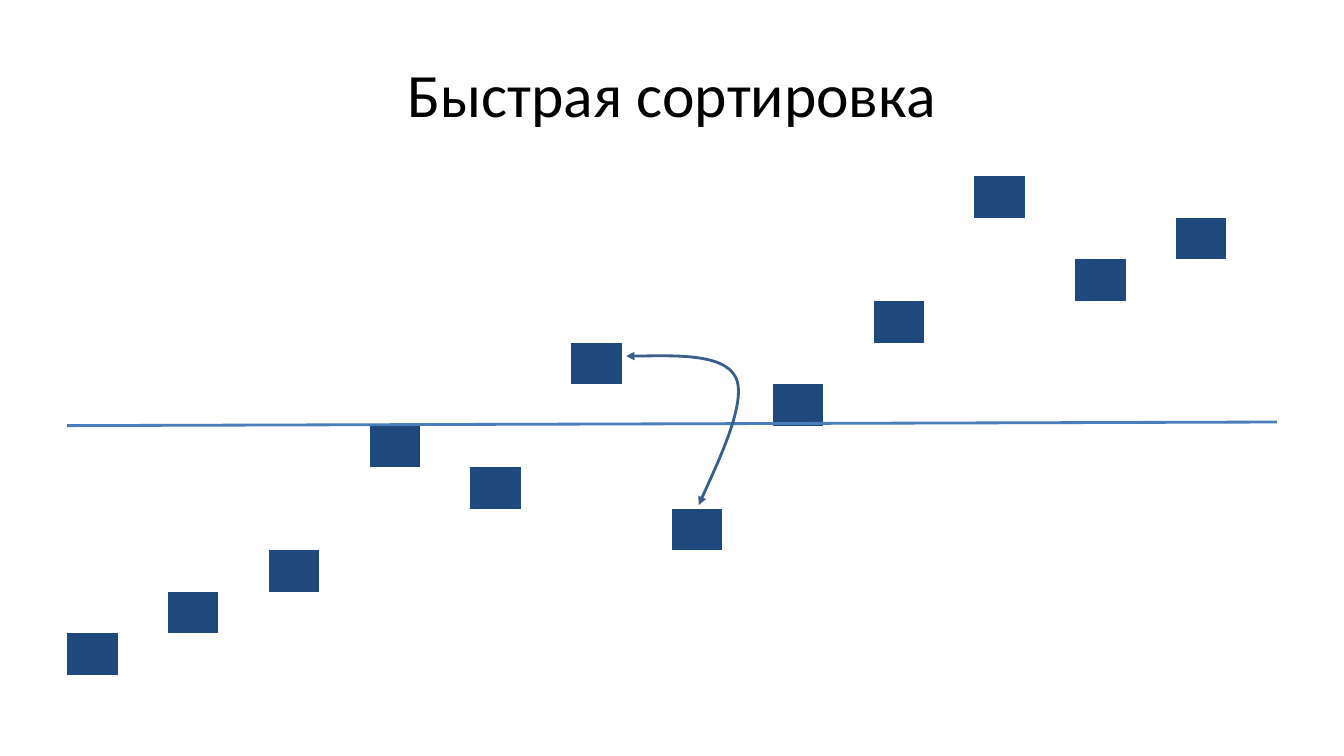
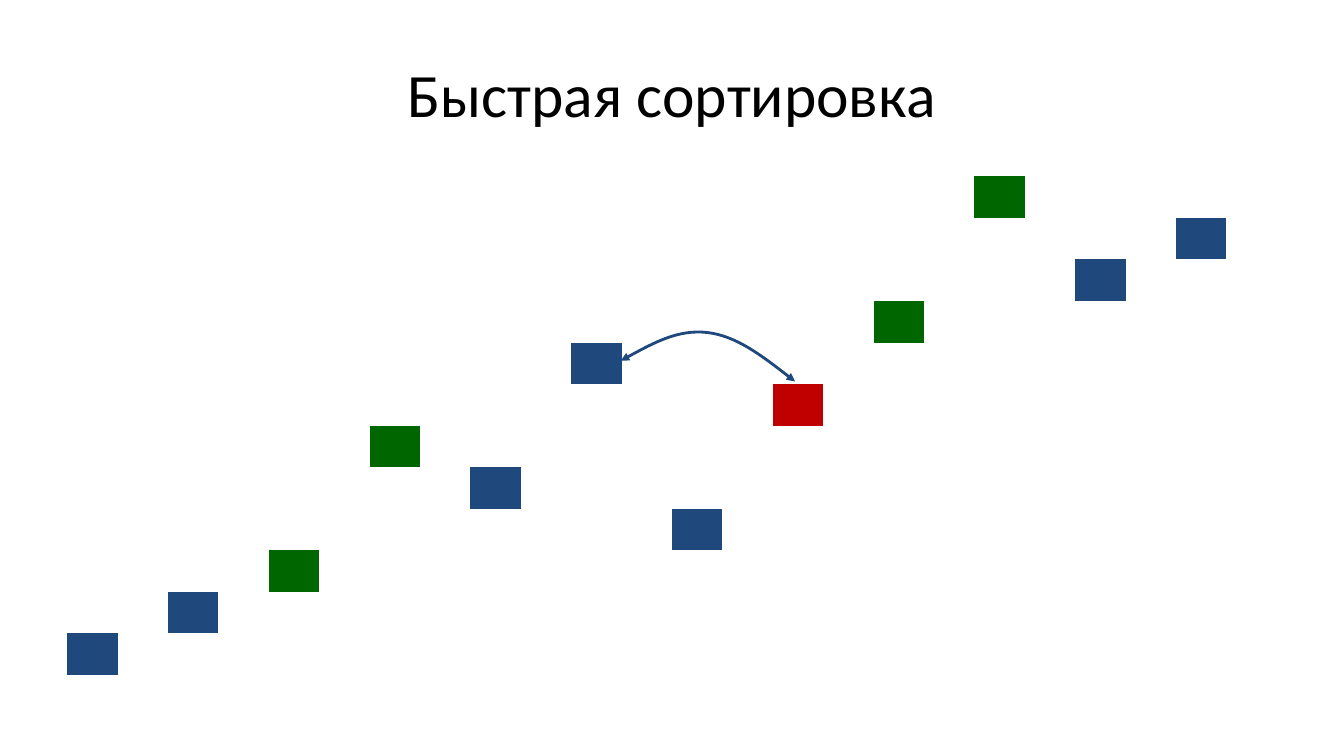
Before and after one commit to Evgueni-Petrov-aka-espetrov/Algorithms-and-Programming-in-C-pptx, a slide deck: slide 88 of 13 Сортировка.pptx. Drawn at 1344x756 pixels with LibreOffice and Linux fonts; fonts in the diff are those of the drawing. Boxes give left, top, right and bottom in pixels: in the first picture for what was removed or moved away, otherwise in the second. Text is boxed around its words. In the diff, an @@ line names an element or a change of style, - is before the commit and + after.

```diff
--- a/13 Сортировка.pptx
+++ b/13 Сортировка.pptx
@@ table at (x1=68, y1=176, x2=1277, y2=676) @@
@@ fill #1F497D to #006600 in 4 cells @@
@@ fill #1F497D to #C00000 in row 6, column 15 @@
@@ freeform shape added at (x1=621, y1=332, x2=796, y2=381), outline #1F497D 2 pt @@
@@ freeform shape removed at (x1=626, y1=356, x2=738, y2=505) @@
@@ line removed from (68, 425) to (1277, 422) @@
```
Also in this commit, not shown: 8 other slides changed, 1 slide added.
